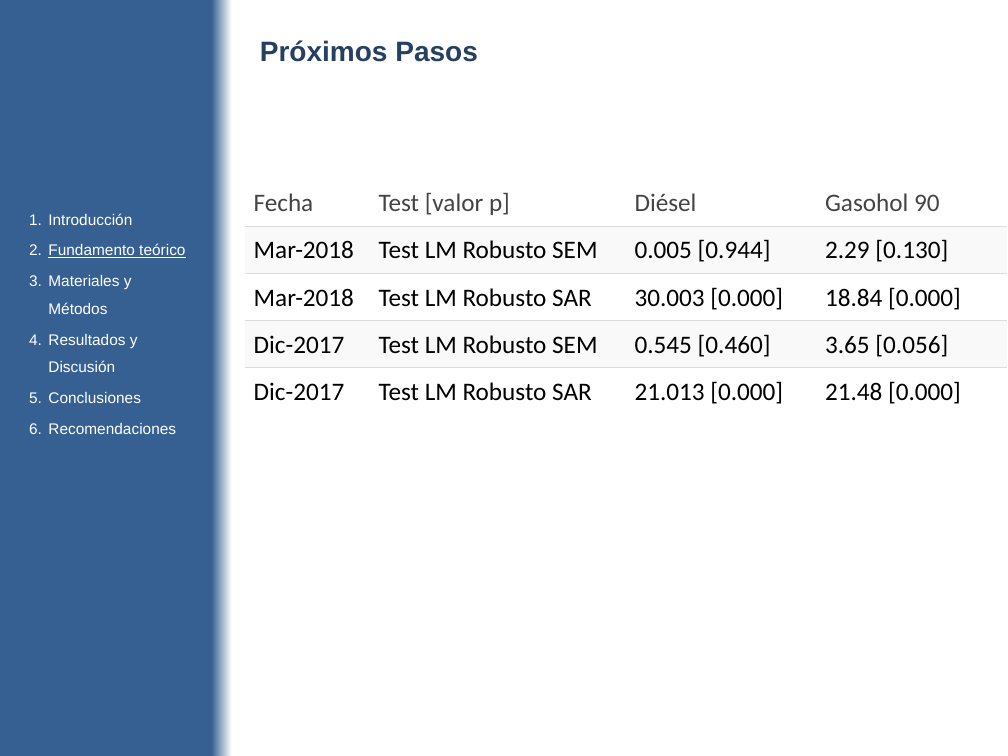
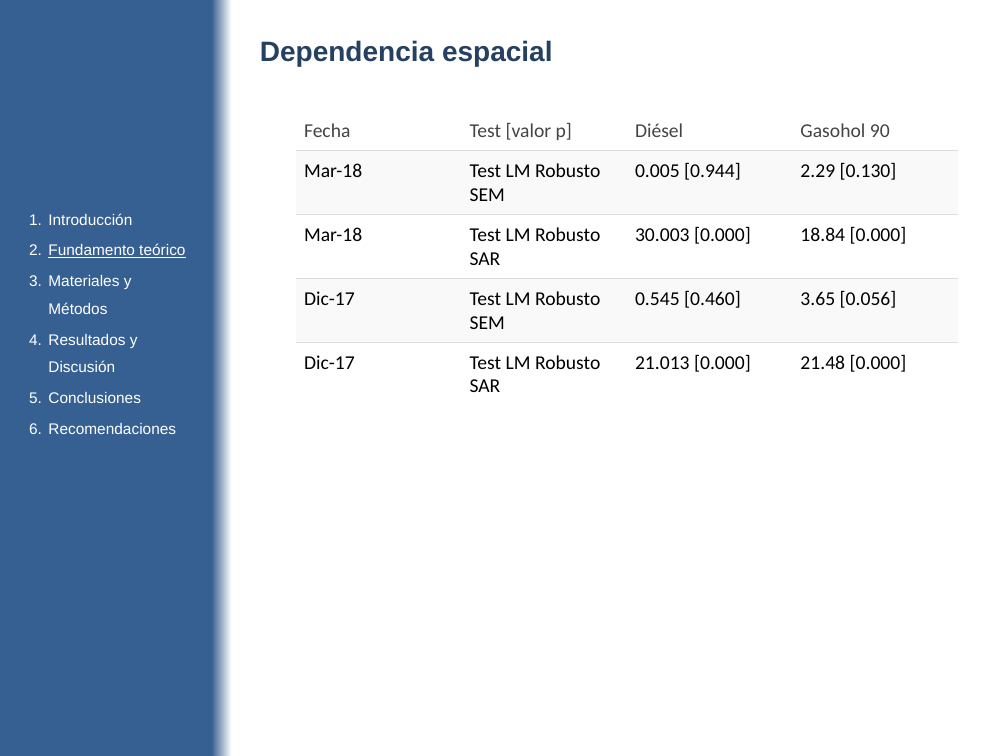
Before and after one commit to diegouriarte/masther-thesis, a slide deck: slide 22 of doc/avance-parcial.pptx. Drawn at 1008x756 pixels with LibreOffice and Linux fonts; fonts in the diff are those of the drawing. Boxes give left, top, right and bottom in pixels: in the first picture for what was removed or moved away, otherwise in the second. Text is boxed around its words. In the diff, an @@ line names an element or a change of style, - is before the commit and + after.

```diff
--- a/doc/avance-parcial.pptx
+++ b/doc/avance-parcial.pptx
@@ text at (x1=260, y1=40, x2=553, y2=66): text changed @@
-Próximos Pasos
+Dependencia espacial
@@ table at (x1=295, y1=110, x2=957, y2=405) @@
-row 2, column 1: Mar-2018
+row 2, column 1: Mar-18
-row 3, column 1: Mar-2018
+row 3, column 1: Mar-18
-row 4, column 1: Dic-2017
+row 4, column 1: Dic-17
-row 5, column 1: Dic-2017
+row 5, column 1: Dic-17
@@ size 18 to 14 pt in "Fecha", "Test [valor p]", "Diésel", "Gasohol 90" and 12 more places @@
@@ table resized from (x1=245, y1=179, x2=1007, y2=414) to (x1=295, y1=110, x2=957, y2=405) @@
```
Also in this commit, not shown: 3 other slides changed, 4 slides added, 9 other files.
